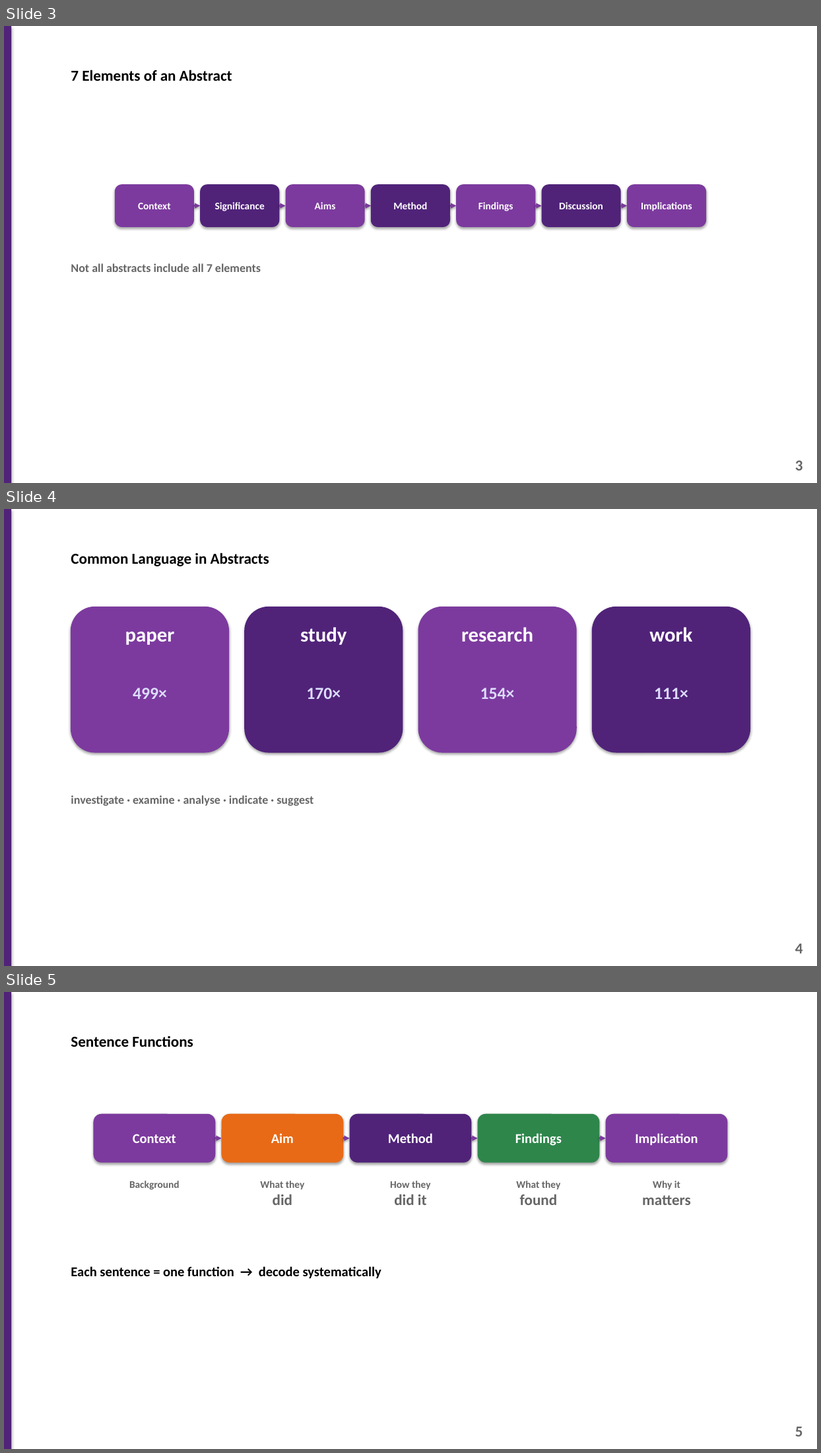
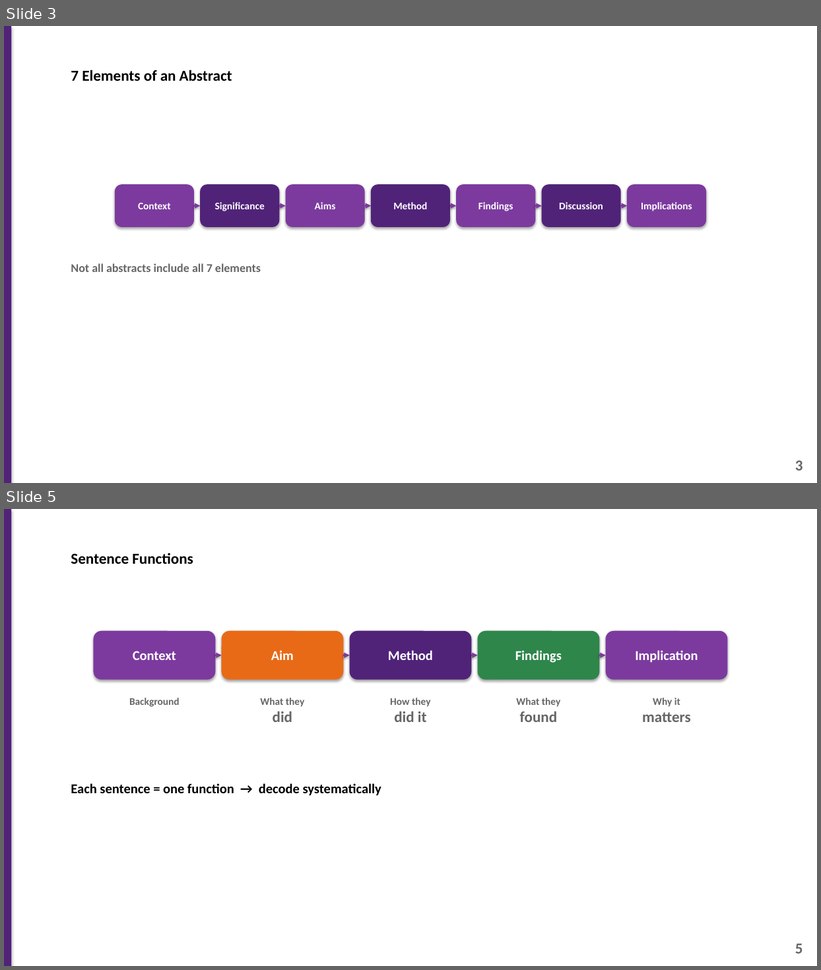
Before and after one commit to 975801846-star/workspace-outputs, a slide deck: Introduction_to_Reading_Assessment.pptx. Shown one above the other, each under a label of ours: slides 3, 4 and 5 before the commit, slides 3 and 5 after it; the slides between them are not shown. The pictures are 821x1453 and 821x970 pixels, drawn with LibreOffice and Linux fonts; fonts in the diff are those of the drawing. Boxes give left, top, right and bottom in pixels: in the first picture for what was removed or moved away, otherwise in the second. Text is boxed around its words. In the diff, an @@ line names an element or a change of style, - is before the commit and + after.

```diff
--- a/Introduction_to_Reading_Assessment.pptx
+++ b/Introduction_to_Reading_Assessment.pptx
@@ slide 4 removed at (x1=4, y1=509, x2=817, y2=966), background #FFFFFF @@
@@ rectangle removed at (x1=4, y1=509, x2=11, y2=966) @@
@@ text removed at (x1=71, y1=553, x2=269, y2=566) @@
-Common Language in Abstracts
@@ rounded rectangle removed at (x1=71, y1=607, x2=229, y2=753) @@
@@ rounded rectangle removed at (x1=244, y1=607, x2=403, y2=753) @@
@@ rounded rectangle removed at (x1=418, y1=607, x2=577, y2=753) @@
@@ rounded rectangle removed at (x1=592, y1=607, x2=750, y2=753) @@
@@ text removed at (x1=300, y1=627, x2=347, y2=645) @@
-study
@@ text removed at (x1=461, y1=627, x2=533, y2=642) @@
-research
@@ text removed at (x1=649, y1=627, x2=692, y2=642) @@
-work
@@ text removed at (x1=125, y1=632, x2=175, y2=645) @@
-paper
@@ text removed at (x1=133, y1=688, x2=167, y2=699) @@
-499×
@@ text removed at (x1=306, y1=688, x2=341, y2=699) @@
-170×
@@ text removed at (x1=481, y1=688, x2=515, y2=699) @@
-154×
@@ text removed at (x1=654, y1=688, x2=688, y2=699) @@
-111×
@@ text removed at (x1=71, y1=795, x2=314, y2=806) @@
-investigate · examine · analyse · indicate · suggest
@@ text removed at (x1=795, y1=944, x2=803, y2=954) @@
-4
```
Also in this commit, not shown: 1 slide added.
